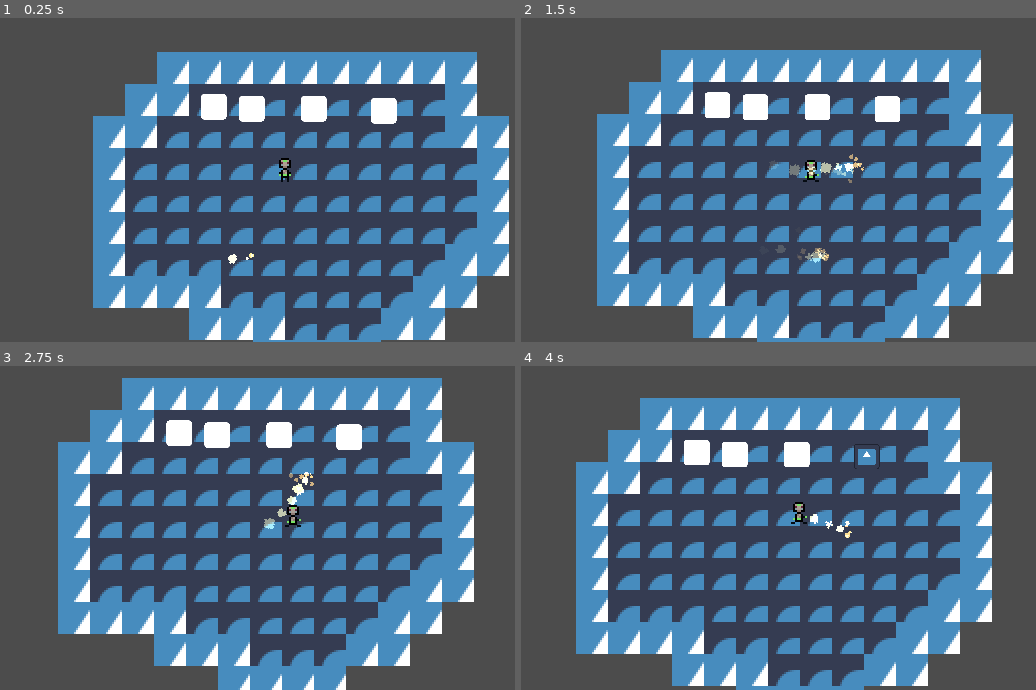
Above: before the commit, frames 1-4 (two rows, left to right).
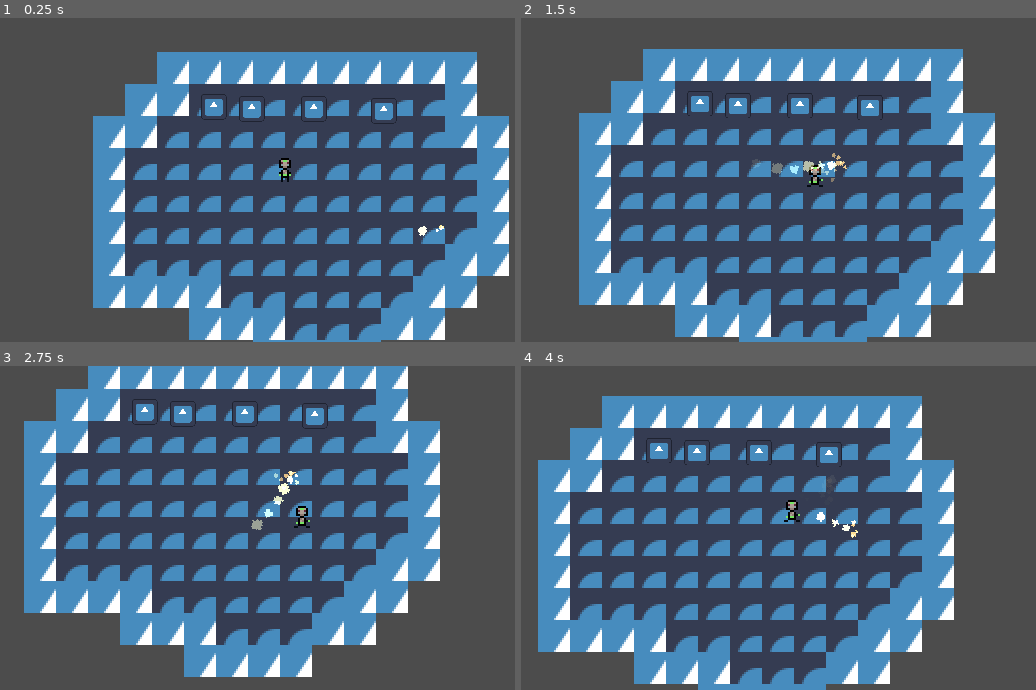
Above: after the commit, the same moments.

Repository: OlliO6/Granted-Wish
Game: Godot game, scene res://content/main.tscn
The game is run twice, just before and just after one commit, with the same random seed, the same clock (stepped at 60 frames per second) and the same inputs. The engine's default icon, where the game draws it, is replaced by a stand-in: a white triangle on a blue panel in a dark square.
Inputs (mouse positions are in pixels of both pictures, inside the frame that each line leads up to):
- Up to frame 1 (0.25 s): no input
- Up to frame 2 (1.5 s): move the mouse to (933, 163) at 0.52 s; press the mouse at (933, 163) at 0.53 s; hold D (move_right) 0.53-1.28 s; move the mouse to (690, 196) at 1.27 s; release the mouse at (690, 196) at 1.28 s; hold S (move_down) from 1.28 s (still down); click (690, 196) at 1.35 s
- Up to frame 3 (2.75 s): move the mouse to (345, 456) at 2.02 s; release S (move_down) at 2.03 s; press the mouse at (345, 456) at 2.03 s; hold D (move_right) from 2.03 s (still down)
- Up to frame 4 (4 s): move the mouse to (778, 592) at 2.77 s; release D (move_right) at 2.78 s; release the mouse at (778, 592) at 2.78 s; hold W (move_up) 2.78-3.53 s; click (778, 592) at 2.85 s; move the mouse to (979, 576) at 3.52 s; press the mouse at (979, 576) at 3.53 s; hold A (move_left) from 3.53 s (still down)

The runs differ from the first frame. In frame 1, 1.6% of the frame differs, in the area x 39-87%, y 23-76%; in frame 2, 35%; in frame 3, 51%, in the area x 4-93%, y 0-100%; in frame 4, 36%.

Commit message:
Add sfx to fire spell

Diff:
--- a/content/entities/crate/crate.tscn
+++ b/content/entities/crate/crate.tscn
@@ -1,9 +1,10 @@
-[gd_scene load_steps=7 format=3 uid="uid://b4a43y8y3pfei"]
+[gd_scene load_steps=8 format=3 uid="uid://b4a43y8y3pfei"]
 
 [ext_resource type="Script" path="res://components/fighting/damage_receiver.gd" id="1_eryqk"]
 [ext_resource type="Script" path="res://components/fighting/health.gd" id="2_m1is0"]
 [ext_resource type="PackedScene" uid="uid://ebxmqawynko7" path="res://utils/dmg_flash_sprite.tscn" id="3_7s35q"]
 [ext_resource type="Shader" path="res://shaders/sprite_flash.gdshader" id="3_cqbcn"]
+[ext_resource type="AudioStream" uid="uid://mb85a2q4y8vl" path="res://sfx/hit_hurt.wav" id="5_h344l"]
 
 [sub_resource type="RectangleShape2D" id="RectangleShape2D_i5tmo"]
 size = Vector2(13, 13)
@@ -11,7 +12,7 @@
 [sub_resource type="ShaderMaterial" id="ShaderMaterial_ocv7n"]
 resource_local_to_scene = true
 shader = ExtResource("3_cqbcn")
-shader_parameter/flash = 1.0
+shader_parameter/flash = 0.0
 shader_parameter/flash_color = Color(1, 1, 1, 1)
 
 [node name="Crate" type="CharacterBody2D"]
@@ -31,5 +32,11 @@
 [node name="Sprite2D" parent="." instance=ExtResource("3_7s35q")]
 material = SubResource("ShaderMaterial_ocv7n")
 
+[node name="AudioStreamPlayer2D" type="AudioStreamPlayer2D" parent="."]
+stream = ExtResource("5_h344l")
+pitch_scale = 0.8
+bus = &"Sfx"
+
 [connection signal="took_damage" from="DamageReceiver" to="Sprite2D" method="flash"]
+[connection signal="took_damage" from="DamageReceiver" to="AudioStreamPlayer2D" method="play"]
 [connection signal="died" from="Health" to="." method="queue_free"]
--- a/content/entities/spells/fire/fire_spell.tres
+++ b/content/entities/spells/fire/fire_spell.tres
@@ -1,12 +1,15 @@
-[gd_resource type="Resource" script_class="SpellData" load_steps=3 format=3 uid="uid://capjs85u3qpvr"]
+[gd_resource type="Resource" script_class="SpellData" load_steps=4 format=3 uid="uid://capjs85u3qpvr"]
 
-[ext_resource type="Script" path="res://content/entities/spells/spell_data.gd" id="1_iukvq"]
-[ext_resource type="PackedScene" uid="uid://b7ifegmm708j0" path="res://content/entities/spells/fire/fire_spell.tscn" id="2_nd3x2"]
+[ext_resource type="AudioStream" uid="uid://c11pfc1stax0m" path="res://sfx/spells/fire_spell_cast.mp3" id="1_r1mxo"]
+[ext_resource type="Script" path="res://content/entities/spells/spell_data.gd" id="2_v81bl"]
+[ext_resource type="PackedScene" uid="uid://b7ifegmm708j0" path="res://content/entities/spells/fire/fire_spell.tscn" id="3_lkuia"]
 
 [resource]
-script = ExtResource("1_iukvq")
-spell_scene = ExtResource("2_nd3x2")
-color = Color(0.988235, 0.415686, 0.32549, 1)
+script = ExtResource("2_v81bl")
+spell_scene = ExtResource("3_lkuia")
 rotated = true
 cast_delay = 1.0
 allow_hold = true
+color = Color(0.988235, 0.415686, 0.32549, 1)
+cast_sfx = ExtResource("1_r1mxo")
+sfx_pitch_range = Vector2(1.8, 2)
--- a/content/entities/spells/fire/fire_spell.tscn
+++ b/content/entities/spells/fire/fire_spell.tscn
@@ -1,9 +1,11 @@
-[gd_scene load_steps=30 format=3 uid="uid://b7ifegmm708j0"]
+[gd_scene load_steps=32 format=3 uid="uid://b7ifegmm708j0"]
 
 [ext_resource type="Script" path="res://components/fighting/damage_dealer.gd" id="1_pehbd"]
 [ext_resource type="Script" path="res://components/fighting/killable.gd" id="2_2nxna"]
+[ext_resource type="AudioStream" uid="uid://81oq30bkr5jj" path="res://sfx/spells/fire_spell_sustain.mp3" id="3_cvpat"]
 [ext_resource type="Texture2D" uid="uid://3ko6dglu7234" path="res://content/entities/spells/particle_sheet.png" id="3_s1sw3"]
 [ext_resource type="Script" path="res://components/fighting/attack_area.gd" id="4_0vw7e"]
+[ext_resource type="AudioStream" uid="uid://4xjqrgtw7yk7" path="res://sfx/spells/fire_spell_impact.mp3" id="5_gaogb"]
 
 [sub_resource type="Animation" id="Animation_jiilk"]
 length = 0.001
@@ -108,6 +110,33 @@
 "transitions": PackedFloat32Array(2, 1),
 "update": 0,
 "values": [1.0, 0.0]
+}
+tracks/4/type = "audio"
+tracks/4/imported = false
+tracks/4/enabled = true
+tracks/4/path = NodePath("../AudioStreamPlayer2D")
+tracks/4/interp = 1
+tracks/4/loop_wrap = true
+tracks/4/keys = {
+"clips": [{
+"end_offset": 4.89,
+"start_offset": 0.0,
+"stream": ExtResource("3_cvpat")
+}],
+"times": PackedFloat32Array(0)
+}
+tracks/4/use_blend = true
+tracks/5/type = "value"
+tracks/5/imported = false
+tracks/5/enabled = true
+tracks/5/path = NodePath("../AudioStreamPlayer2D:volume_db")
+tracks/5/interp = 1
+tracks/5/loop_wrap = true
+tracks/5/keys = {
+"times": PackedFloat32Array(0, 2),
+"transitions": PackedFloat32Array(5.65685, 1),
+"update": 0,
+"values": [0.0, -80.0]
 }
 
 [sub_resource type="Animation" id="Animation_qn0jv"]
@@ -321,6 +350,15 @@
 position = Vector2(-1, 0)
 shape = SubResource("CircleShape2D_mmrge")
 
+[node name="ImpactAudioPlayer2D" type="AudioStreamPlayer2D" parent="."]
+stream = ExtResource("5_gaogb")
+bus = &"Sfx"
+
+[node name="AudioStreamPlayer2D" type="AudioStreamPlayer2D" parent="."]
+bus = &"Sfx"
+
 [connection signal="died" from="Killable" to="AnimationPlayer" method="play" binds= ["die"]]
 [connection signal="body_entered" from="Area2D" to="Killable" method="die" unbinds=1]
+[connection signal="body_entered" from="Area2D" to="ImpactAudioPlayer2D" method="play" unbinds=1]
 [connection signal="damage_applied" from="Area2D/AttackArea" to="Killable" method="die" unbinds=1]
+[connection signal="damage_applied" from="Area2D/AttackArea" to="ImpactAudioPlayer2D" method="play" unbinds=1]
--- a/content/entities/spells/spell_data.gd
+++ b/content/entities/spells/spell_data.gd
@@ -2,7 +2,9 @@
 extends Resource
 
 @export var spell_scene: PackedScene
-@export var color: Color
 @export var rotated: bool = true
 @export var cast_delay: float = 1
 @export var allow_hold: bool = false
+@export var color: Color
+@export var cast_sfx: AudioStream
+@export var sfx_pitch_range: Vector2 = Vector2.ONE
--- a/content/main.tscn
+++ b/content/main.tscn
@@ -46,7 +46,7 @@
 layer_0/tile_data = PackedInt32Array(-1, 65536, 1, 65535, 65536, 1, 131071, 65536, 1, 65536, 65536, 1, 0, 65536, 1, -65 …(1894 unchanged characters)…
 
 [node name="FireSpell" parent="." instance=ExtResource("3_6pgig")]
-position = Vector2(-28, 39)
+position = Vector2(67, 25)
 
 [node name="Crate" parent="." instance=ExtResource("4_qeshn")]
 position = Vector2(-42, -43)
--- a/player/player.tscn
+++ b/player/player.tscn
@@ -9,6 +9,7 @@
 [ext_resource type="Script" path="res://components/state.gd" id="2_mo2lt"]
 [ext_resource type="Script" path="res://player/spell_caster.gd" id="8_4qdl6"]
 [ext_resource type="Resource" uid="uid://capjs85u3qpvr" path="res://content/entities/spells/fire/fire_spell.tres" id="9_e8mk7"]
+[ext_resource type="AudioStream" uid="uid://c11pfc1stax0m" path="res://sfx/spells/fire_spell_cast.mp3" id="10_vi8ss"]
 
 [sub_resource type="CircleShape2D" id="CircleShape2D_ja0ya"]
 radius = 3.16228
@@ -99,10 +100,15 @@
 "speed": 5.0
 }]
 
+[sub_resource type="AudioStreamRandomizer" id="AudioStreamRandomizer_v37cn"]
+streams_count = 1
+stream_0/stream = ExtResource("10_vi8ss")
+stream_0/weight = 1.0
+
 [node name="Player" type="CharacterBody2D"]
 collision_layer = 2
 script = ExtResource("1_fwlov")
-movement_speed = 15.0
+movement_speed = 30.0
 
 [node name="StateMachine" type="Node" parent="." node_paths=PackedStringArray("start_state")]
 script = ExtResource("1_paw6x")
@@ -139,5 +145,8 @@
 [node name="Timer" type="Timer" parent="SpellCaster"]
 one_shot = true
 
+[node name="AudioStreamPlayer2D" type="AudioStreamPlayer2D" parent="SpellCaster"]
+stream = SubResource("AudioStreamRandomizer_v37cn")
+
 [connection signal="state_entered" from="StateMachine/IdleState" to="AnimatedSprite2D" method="play" binds= ["idle"]]
 [connection signal="state_entered" from="StateMachine/RunState" to="AnimatedSprite2D" method="play" binds= ["run"]]
--- a/project.godot
+++ b/project.godot
@@ -14,6 +14,11 @@
 run/main_scene="res://content/main.tscn"
 config/features=PackedStringArray("4.2", "Mobile")
 config/icon="res://icon.svg"
+
+[audio]
+
+buses/default_bus_layout="res://sfx/bus_layout.tres"
+general/2d_panning_strength=1.5
 
 [autoload]
 
--- /dev/null
+++ b/sfx/bus_layout.tres
@@ -0,0 +1,15 @@
+[gd_resource type="AudioBusLayout" format=3 uid="uid://bpfbado58hysg"]
+
+[resource]
+bus/1/name = &"Sfx"
+bus/1/solo = false
+bus/1/mute = false
+bus/1/bypass_fx = false
+bus/1/volume_db = 0.0
+bus/1/send = &"Master"
+bus/2/name = &"Music"
+bus/2/solo = false
+bus/2/mute = false
+bus/2/bypass_fx = false
+bus/2/volume_db = 0.0
+bus/2/send = &"Master"
--- a/utils/damage_flash_sprite.gd
+++ b/utils/damage_flash_sprite.gd
@@ -2,5 +2,5 @@
 
 func flash() -> void:
 	var tween := create_tween()
-	tween.tween_property(material, "shader_parameter/flash", 1.0, 0.1)
+	tween.tween_property(material, "shader_parameter/flash", 0.5, 0.1)
 	tween.tween_property(material, "shader_parameter/flash", 0.0, 0.2)
--- /dev/null
+++ b/utils/util_functions.gd
@@ -0,0 +1,7 @@
+class_name UtilFunctions
+extends Node
+
+static func rand_range(v_range: Vector2, rng: RandomNumberGenerator=null) -> float:
+	if rng:
+		return rng.randf_range(v_range.x, v_range.y)
+	return randf_range(v_range.x, v_range.y)
Not shown: 1 places in player/player.tscn that only renumber resources
Not shown, added: sfx/.sfx-mixcraft/Desktop.ini
Not shown, added: sfx/.sfx-mixcraft/laserShoot (1) Reversed [369].wav.import
Not shown, added: sfx/.sfx-mixcraft/powerUp (1) Reversed [368].wav.import
Not shown, added: sfx/hit_hurt.wav.import
Not shown, added: sfx/spells/fire_spell_cast.mp3.import
Not shown, added: sfx/spells/fire_spell_impact.mp3.import
Not shown, added: sfx/spells/fire_spell_sustain.mp3.import
Not shown, added: sfx/.sfx-mixcraft/backup/sfx backup - saved on 3-29-2024 at 18.11.46.mx9
Not shown, added: sfx/.sfx-mixcraft/backup/sfx backup - saved on 3-29-2024 at 18.25.14.mx9
Not shown, added: sfx/.sfx-mixcraft/backup/sfx backup - saved on 3-29-2024 at 18.30.04.mx9
Not shown, added: sfx/.sfx-mixcraft/backup/sfx backup - saved on 3-29-2024 at 18.30.05.mx9
(and 20 more such lines)
